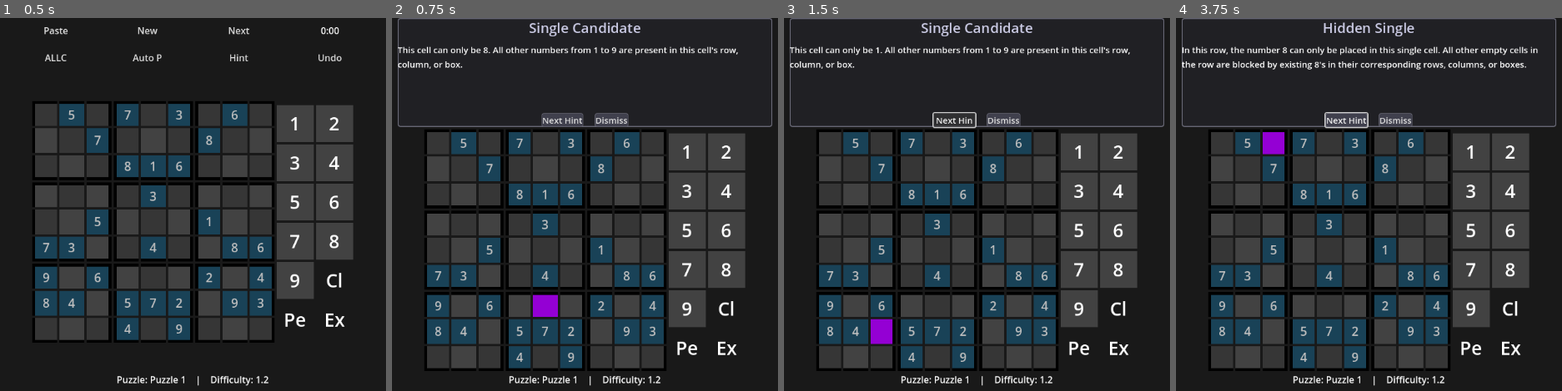
Above: before the commit, frames 1-4 (left to right).
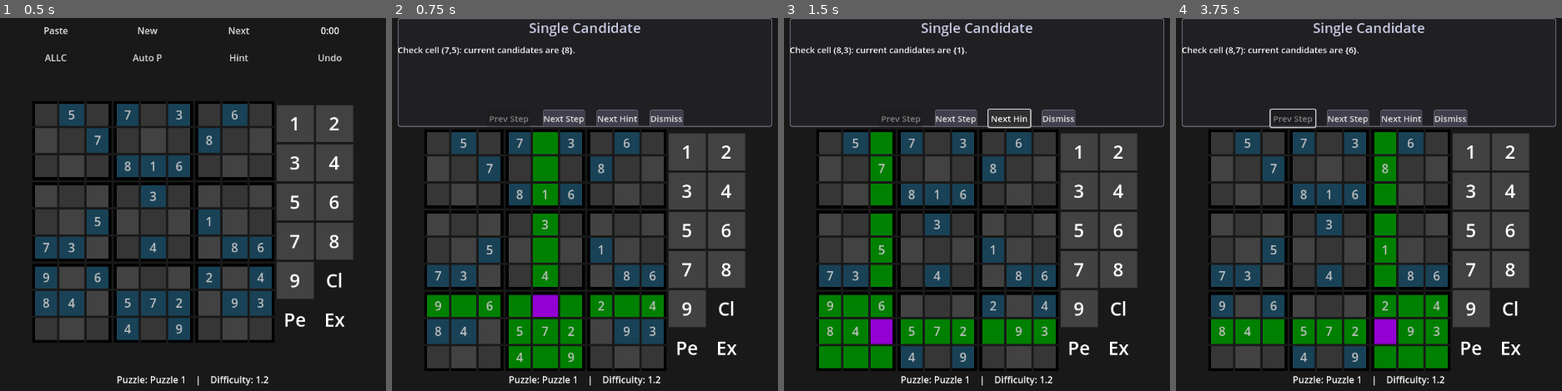
Above: after the commit, the same moments.

Repository: emmertex/nice_sudoku
Game: Godot game, scene res://game_screen.tscn
The game is run twice, just before and just after one commit, with the same random seed, the same clock (stepped at 60 frames per second) and the same inputs.
Inputs (mouse positions are in pixels of both pictures, inside the frame that each line leads up to):
- Up to frame 1 (0.5 s): no input
- Up to frame 2 (0.75 s): click "Hint" at 0.5 s
- Up to frame 3 (1.5 s): click "Next Hint" at 1.25 s
- Up to frame 4 (3.75 s): click "Next Hint" at 2 s; click "Next Hint" (after the commit: "Next Step") at 2.75 s; click (1291, 118) at 3.5 s, where only the run after the commit has a clickable "Prev Step"

Frame 1 is identical in both runs. In frame 2, 9.3% of the frame differs, in the area x 1-90%, y 7-94%; in frame 3, 9.7%; in frame 4, 11%, in the area x 1-94%, y 1-94%.

Commit message:
Hint step-by-step teaching: add steps to Hint, UI controls in hint_popup, step-aware highlighting in game_screen; add steps for Singles and X-Wing; fix lints and type issues

Diff:
--- a/game_screen.gd
+++ b/game_screen.gd
@@ -31,7 +31,7 @@
 
 # Variables
 var sudoku: Sudoku
-var hint_generator: SudokuHintGenerator
+var hint_generator
 var selected_cell: Vector2 = Vector2(-1, -1)
 var selected_num = 0
 var highlight_mode: HighlightMode = HighlightMode.ALLC
@@ -70,7 +70,7 @@
 
 func _initialize():
 	sudoku = Sudoku.new()
-	hint_generator = SudokuHintGenerator.new()
+	hint_generator = load("res://hint_generator.gd").new()
 	hint_generator.sudoku = sudoku
 	$ColorRect.color = CLR_BACKGROUND
 
@@ -470,6 +470,8 @@
 	# Connect signals BEFORE they can be emitted
 	hint_panel.connect("hint_selected", self._on_hint_selected)
 	hint_panel.connect("hint_dismissed", self._on_hint_dismissed)
+	hint_panel.connect("next_step_requested", self._on_hint_step_changed)
+	hint_panel.connect("prev_step_requested", self._on_hint_step_changed)
 
 	hint_panel.set_hints(hints)
 
@@ -477,6 +479,11 @@
 	hint_panel.setup_ui(hint_font_size)
 
 func _on_hint_selected(hint: Hint):
+	current_hint = hint
+	_update_grid_highlights()
+	_update_pencil()
+
+func _on_hint_step_changed(hint: Hint):
 	current_hint = hint
 	_update_grid_highlights()
 	_update_pencil()
@@ -495,22 +502,43 @@
 	_update_timer.start() # Resume automatic updates
 
 func highlight_hint(hint: Hint):
+	# Resolve active step-aware data
+	var prim_cells = hint.get_active_cells()
+	var sec_cells = hint.get_active_secondary_cells()
+	var cause_cells = hint.get_active_cause_cells()
+	var elim_cells = hint.get_active_elim_cells()
+	var elim_numbers = hint.get_active_elim_numbers()
+
 	# Highlight primary cells
-	for cell in hint.cells:
+	for cell in prim_cells:
 		var button = grid_container.get_child(cell.x * 9 + cell.y)
 		var style = button.get_theme_stylebox("normal").duplicate()
 		style.set_bg_color(CLR_HINT_SECONDARY)
 		button.add_theme_stylebox_override("normal", style)
 
+	# Highlight secondary cells
+	for cell in sec_cells:
+		var s_button = grid_container.get_child(cell.x * 9 + cell.y)
+		var s_style = s_button.get_theme_stylebox("normal").duplicate()
+		s_style.set_bg_color(CLR_HINT_PRIMARY)
+		s_button.add_theme_stylebox_override("normal", s_style)
+
+	# Highlight cause cells
+	for cell in cause_cells:
+		var c_button = grid_container.get_child(cell.x * 9 + cell.y)
+		var c_style = c_button.get_theme_stylebox("normal").duplicate()
+		c_style.set_bg_color(CLR_HINT_CAUSE)
+		c_button.add_theme_stylebox_override("normal", c_style)
+
 	# Highlight elimination cells and their specific pencil marks
-	for cell in hint.elim_cells:
+	for cell in elim_cells:
 		var button = grid_container.get_child(cell.x * 9 + cell.y)
 		var style = button.get_theme_stylebox("normal").duplicate()
 		style.set_bg_color(CLR_HINT_AFFECTED)
 		button.add_theme_stylebox_override("normal", style)
 
 		var pencil_container = button.get_child(0)
-		for num in hint.elim_numbers:
+		for num in elim_numbers:
 			# Check if this pencil mark actually exists before highlighting
 			if sudoku.has_pencil_mark(cell.x, cell.y, num):
 				var pencil_label = pencil_container.get_child(num - 1)
--- a/hint.gd
+++ b/hint.gd
@@ -34,6 +34,10 @@
 var elim_cells: Array[Vector2i] = [] # Cells from which candidates can be eliminated
 var elim_numbers: Array[int] = [] # The candidates to eliminate
 
+# Optional step-by-step teaching support
+var steps: Array = [] # Each step: {"text": String, "cells": Array[Vector2i], "secondary_cells": Array[Vector2i], "cause_cells": Array[Vector2i], "elim_cells": Array[Vector2i], "elim_numbers": Array[int]}
+var _active_step_index: int = -1
+
 func _init(p_technique: HintTechnique, p_description: String):
 	technique = p_technique
 	description = p_description
@@ -59,3 +63,58 @@
 		return "X-Wing"
 
 	return title_str
+
+func add_step(text: String, step_cells: Array[Vector2i] = [], secondary: Array[Vector2i] = [], cause: Array[Vector2i] = [], elim: Array[Vector2i] = [], elim_nums: Array[int] = []):
+	var step = {
+		"text": text,
+		"cells": step_cells.duplicate(true),
+		"secondary_cells": secondary.duplicate(true),
+		"cause_cells": cause.duplicate(true),
+		"elim_cells": elim.duplicate(true),
+		"elim_numbers": elim_nums.duplicate(true)
+	}
+	steps.append(step)
+	if _active_step_index == -1:
+		_active_step_index = 0
+
+func has_steps() -> bool:
+	return steps.size() > 0
+
+func set_active_step(index: int):
+	if steps.is_empty():
+		_active_step_index = -1
+		return
+	_active_step_index = clamp(index, 0, steps.size() - 1)
+
+func get_active_step_index() -> int:
+	return _active_step_index
+
+func get_active_description() -> String:
+	if has_steps() and _active_step_index >= 0:
+		return steps[_active_step_index].text
+	return description
+
+func get_active_cells() -> Array[Vector2i]:
+	if has_steps() and _active_step_index >= 0:
+		return steps[_active_step_index].cells
+	return cells
+
+func get_active_secondary_cells() -> Array[Vector2i]:
+	if has_steps() and _active_step_index >= 0:
+		return steps[_active_step_index].secondary_cells
+	return secondary_cells
+
+func get_active_cause_cells() -> Array[Vector2i]:
+	if has_steps() and _active_step_index >= 0:
+		return steps[_active_step_index].cause_cells
+	return cause_cells
+
+func get_active_elim_cells() -> Array[Vector2i]:
+	if has_steps() and _active_step_index >= 0:
+		return steps[_active_step_index].elim_cells
+	return elim_cells
+
+func get_active_elim_numbers() -> Array[int]:
+	if has_steps() and _active_step_index >= 0:
+		return steps[_active_step_index].elim_numbers
+	return elim_numbers
--- a/hint_generator.gd
+++ b/hint_generator.gd
@@ -37,6 +37,15 @@
 						if sudoku.grid[peer.x][peer.y] != 0:
 							hint.cause_cells.append(peer)
 
+					# Build steps for teaching
+					var coord = "(%d,%d)" % [row+1, col+1]
+					var step1 = "Check cell %s: current candidates are {%s}." % [coord, ", ".join(possible_numbers.map(func(n): return str(n)))]
+					hint.add_step(step1, [Vector2i(row, col)], peers, [], [], [])
+					var step2 = "In its row/column/box, all numbers except %d already appear, leaving only %d." % [num, num]
+					hint.add_step(step2, [Vector2i(row, col)], [], hint.cause_cells)
+					var step3 = "Therefore set %d at %s." % [num, coord]
+					hint.add_step(step3, [Vector2i(row, col)])
+
 					hints.append(hint)
 
 	# --- Hidden Singles ---
@@ -145,6 +154,13 @@
 							desc += "This forms an X-Wing. Since the %d in these rows must be in one of those two columns, we can eliminate %d as a candidate from all other cells in columns %d and %d.\n\n" % [digit, digit, cols[0]+1, cols[1]+1]
 							desc += "Therefore, we can eliminate %d from: %s." % [digit, _format_cell_list(hint.elim_cells)]
 							hint.description = desc
+							# Steps for X-Wing (row-based)
+							var s1 = "Scan digit %d: rows %d and %d each have exactly two candidates in the same columns." % [digit, r1+1, r2+1]
+							hint.add_step(s1, [Vector2i(r1, cols[0]), Vector2i(r1, cols[1]), Vector2i(r2, cols[0]), Vector2i(r2, cols[1])])
+							var s2 = "These form the corners of an X-Wing. Thus, in columns %d and %d, %d cannot occur in any other row." % [cols[0]+1, cols[1]+1, digit]
+							hint.add_step(s2, [], [], [], hint.elim_cells, [digit])
+							var s3 = "Eliminate %d from: %s." % [digit, _format_cell_list(hint.elim_cells)]
+							hint.add_step(s3, [], [], [], hint.elim_cells, [digit])
 							hints.append(hint)
 		# Column-based X-Wing
 		var col_candidates = {}
@@ -191,6 +207,13 @@
 							desc += "This forms an X-Wing. Since the %d in these columns must be in one of those two rows, we can eliminate %d as a candidate from all other cells in rows %d and %d.\n\n" % [digit, digit, rows[0]+1, rows[1]+1]
 							desc += "Therefore, we can eliminate %d from: %s." % [digit, _format_cell_list(hint.elim_cells)]
 							hint.description = desc
+							# Steps for X-Wing (column-based)
+							var s1c = "Scan digit %d: columns %d and %d each have exactly two candidates in the same rows." % [digit, c1+1, c2+1]
+							hint.add_step(s1c, [Vector2i(rows[0], c1), Vector2i(rows[1], c1), Vector2i(rows[0], c2), Vector2i(rows[1], c2)])
+							var s2c = "These form the corners of an X-Wing. Thus, in rows %d and %d, %d cannot occur in any other column." % [rows[0]+1, rows[1]+1, digit]
+							hint.add_step(s2c, [], [], [], hint.elim_cells, [digit])
+							var s3c = "Eliminate %d from: %s." % [digit, _format_cell_list(hint.elim_cells)]
+							hint.add_step(s3c, [], [], [], hint.elim_cells, [digit])
 							hints.append(hint)
 
 	# --- Swordfish ---
--- a/hint_popup.gd
+++ b/hint_popup.gd
@@ -2,6 +2,8 @@
 
 signal hint_dismissed
 signal next_hint_requested
+signal next_step_requested(hint)
+signal prev_step_requested(hint)
 signal hint_selected(hint)
 
 var hints: Array[Hint] = []
@@ -10,15 +12,21 @@
 @onready var title_label = $VBoxContainer/TitleLabel
 @onready var description_label = $VBoxContainer/DescriptionLabel
 @onready var next_button = $VBoxContainer/HBoxContainer/NextButton
+@onready var prev_button = $VBoxContainer/HBoxContainer/PrevButton
+@onready var next_hint_button = $VBoxContainer/HBoxContainer/NextHintButton
 @onready var dismiss_button = $VBoxContainer/HBoxContainer/DismissButton
 
 func _ready():
-	next_button.pressed.connect(_on_next_pressed)
+	next_button.pressed.connect(_on_next_step_pressed)
+	prev_button.pressed.connect(_on_prev_step_pressed)
+	next_hint_button.pressed.connect(_on_next_hint_pressed)
 	dismiss_button.pressed.connect(_on_dismiss_pressed)
 
 func setup_ui(font_size: int):
 	description_label.add_theme_font_size_override("font_size", font_size)
 	next_button.add_theme_font_size_override("font_size", font_size)
+	prev_button.add_theme_font_size_override("font_size", font_size)
+	next_hint_button.add_theme_font_size_override("font_size", font_size)
 	dismiss_button.add_theme_font_size_override("font_size", font_size)
 
 	var button_style = StyleBoxFlat.new()
@@ -28,6 +36,8 @@
 	button_style.set_corner_radius_all(3)
 
 	next_button.add_theme_stylebox_override("normal", button_style)
+	prev_button.add_theme_stylebox_override("normal", button_style)
+	next_hint_button.add_theme_stylebox_override("normal", button_style)
 	dismiss_button.add_theme_stylebox_override("normal", button_style)
 
 func set_hints(p_hints: Array[Hint]):
@@ -36,21 +46,39 @@
 	if hints.is_empty():
 		description_label.text = "No hints available."
 		next_button.disabled = true
+		prev_button.disabled = true
+		next_hint_button.disabled = true
 	else:
 		_show_hint(current_hint_index)
 
 func _show_hint(index: int):
 	var hint = hints[index]
 	title_label.text = hint.title
-	description_label.text = hint.description
-	next_button.disabled = (hints.size() <= 1)
+	description_label.text = hint.get_active_description()
+	next_hint_button.disabled = (hints.size() <= 1)
+	prev_button.disabled = not hint.has_steps() or hint.get_active_step_index() <= 0
+	next_button.disabled = not hint.has_steps() or hint.get_active_step_index() >= (hint.steps.size() - 1)
 	emit_signal("hint_selected", hint)
 
-func _on_next_pressed():
+func _on_next_hint_pressed():
 	current_hint_index = (current_hint_index + 1) % hints.size()
 	_show_hint(current_hint_index)
 	emit_signal("next_hint_requested", hints[current_hint_index])
 
+func _on_next_step_pressed():
+	var hint = hints[current_hint_index]
+	if hint.has_steps():
+		hint.set_active_step(hint.get_active_step_index() + 1)
+		_show_hint(current_hint_index)
+		emit_signal("next_step_requested", hint)
+
+func _on_prev_step_pressed():
+	var hint = hints[current_hint_index]
+	if hint.has_steps():
+		hint.set_active_step(hint.get_active_step_index() - 1)
+		_show_hint(current_hint_index)
+		emit_signal("prev_step_requested", hint)
+
 func _on_dismiss_pressed():
 	emit_signal("hint_dismissed")
 	queue_free()
--- a/hint_popup.tscn
+++ b/hint_popup.tscn
@@ -59,7 +59,15 @@
 theme_override_constants/separation = 20
 alignment = 1
 
+[node name="PrevButton" type="Button" parent="VBoxContainer/HBoxContainer"]
+layout_mode = 2
+text = "Prev Step"
+
 [node name="NextButton" type="Button" parent="VBoxContainer/HBoxContainer"]
+layout_mode = 2
+text = "Next Step"
+
+[node name="NextHintButton" type="Button" parent="VBoxContainer/HBoxContainer"]
 layout_mode = 2
 text = "Next Hint"
 
